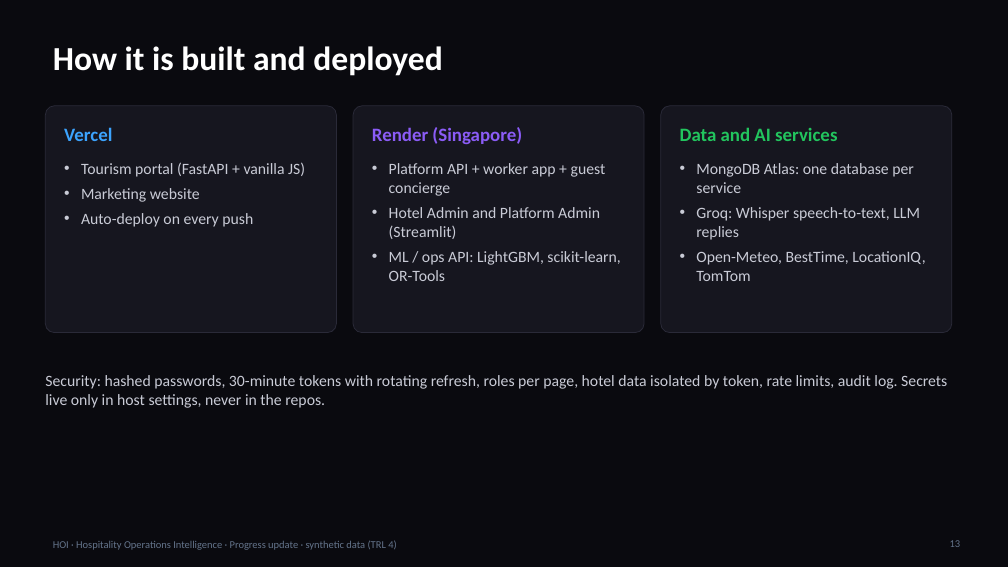
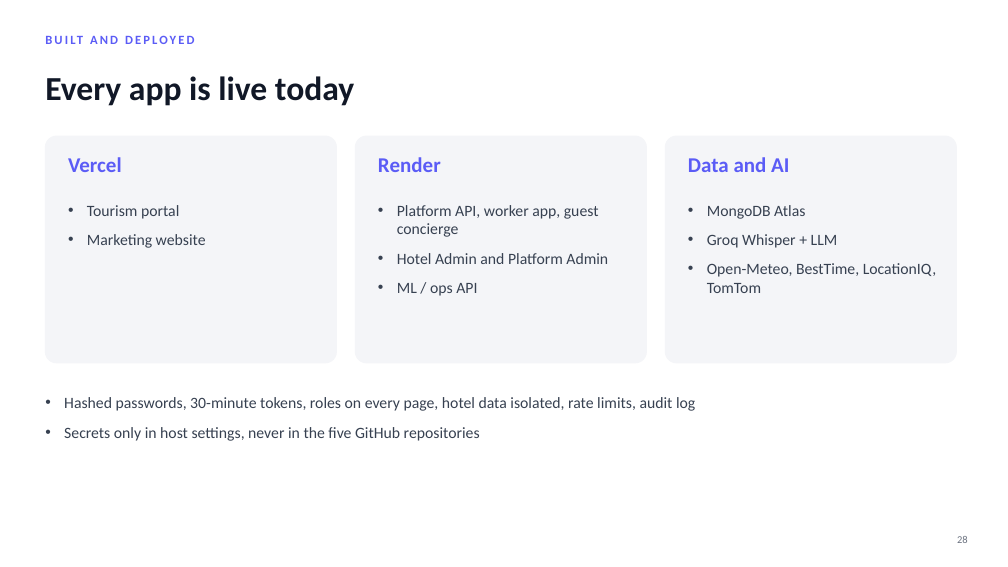
Before and after one commit to Ashu-Stark/Hospitality-, a slide deck: slide 28 of docs/HOI_Progress_Update.pptx (slide 13 before the commit). Drawn at 1008x567 pixels with LibreOffice and Linux fonts; fonts in the diff are those of the drawing; background and template pictures are left out. Boxes give left, top, right and bottom in pixels: in the first picture for what was removed or moved away, otherwise in the second. Text is boxed around its words. In the diff, an @@ line names an element or a change of style, - is before the commit and + after.

Commit message:
docs: progress deck v2 (30 slides, minimal, 25+ live screenshots)

```diff
--- a/docs/HOI_Progress_Update.pptx
+++ b/docs/HOI_Progress_Update.pptx
@@ background #0A0A0F to #FFFFFF @@
@@ title removed at bbox=[53, 46, 443, 76] @@
-How it is built and deployed
@@ text added at bbox=[45, 76, 354, 106], 32 pt, text #111827, bold @@
+Every app is live today
@@ rounded rectangle: place and size @@
-rounded rectangle at bbox=[45, 106, 337, 333]
+rounded rectangle at bbox=[45, 136, 337, 363]
@@ rounded rectangle: place and size @@
-rounded rectangle at bbox=[353, 106, 644, 333]
+rounded rectangle at bbox=[355, 136, 647, 363]
@@ fill #16161F to #F4F5F8; outline #2A2A38 0.75 pt to #F4F5F8 1 pt; proportions changed in 3 elements at bbox=[45, 136, 337, 363], bbox=[355, 136, 647, 363], bbox=[665, 136, 957, 363] @@
@@ rounded rectangle: place and size @@
-rounded rectangle at bbox=[661, 106, 952, 333]
+rounded rectangle at bbox=[665, 136, 957, 363]
@@ text "Vercel": place and size @@
-text "Vercel" at bbox=[64, 127, 112, 141]
+text "Vercel" at bbox=[68, 157, 122, 172]
@@ text "Vercel" at bbox=[68, 157, 122, 172]: size 18 to 20 pt, text colour #3CA3FD to #5B5CF6; vertical alignment middle to top @@
@@ vertical alignment middle to top in 3 elements at bbox=[688, 157, 789, 172], bbox=[64, 397, 695, 441], bbox=[378, 157, 441, 172] @@
@@ text at bbox=[378, 157, 441, 172]: text changed; size 18 to 20 pt; text colour #8B5CF6 to #5B5CF6 @@
-Render (Singapore)
+Render
@@ text at bbox=[688, 157, 789, 172]: text changed; size 18 to 20 pt; text colour #22C55E to #5B5CF6 @@
-Data and AI services
+Data and AI
@@ text "Tourism portal": place and size @@
-text "Tourism portal" at bbox=[81, 162, 305, 227]
+text "Tourism portal" at bbox=[87, 205, 206, 248]
@@ text at bbox=[87, 205, 179, 219]: text changed; text colour #C9CBD6 to #374151 @@
-• Tourism portal (FastAPI + vanilla JS)
+• Tourism portal
@@ text at bbox=[397, 205, 608, 296]: text changed; text colour #C9CBD6 to #374151 @@
-• Platform API + worker app + guest concierge
-• Hotel Admin and Platform Admin (Streamlit)
-• ML / ops API: LightGBM, scikit-learn, OR-Tools
+• Platform API, worker app, guest concierge
+• Hotel Admin and Platform Admin
+• ML / ops API
@@ text "MongoDB Atlas": place and size @@
-text "MongoDB Atlas" at bbox=[696, 163, 925, 281]
+text "MongoDB Atlas" at bbox=[707, 205, 936, 293]
@@ text at bbox=[707, 205, 838, 248]: text changed; text colour #C9CBD6 to #374151 @@
-• MongoDB Atlas: one database per service
-• Groq: Whisper speech-to-text, LLM replies
+• MongoDB Atlas
+• Groq Whisper + LLM
@@ text at bbox=[81, 213, 253, 227]: paragraph removed @@
-• Auto-deploy on every push
@@ text at bbox=[87, 234, 206, 248]: text colour #C9CBD6 to #374151 in "Marketing website"; indent changed; more space between paragraphs @@
@@ text added at bbox=[480, 253, 504, 264], 12 pt, text #5B5CF6, bold @@
+BUILT AND DEPLOYED
@@ text at bbox=[707, 263, 936, 293]: text colour #C9CBD6 to #374151 in "Open-Meteo, BestTime, LocationIQ, TomTom"; indent changed; more space between paragraphs @@
@@ text at bbox=[64, 397, 695, 441]: text changed; text colour #C9CBD6 to #374151 @@
-Security: hashed passwords, 30-minute tokens with rotating refresh, roles per page, hotel data isolated by token, rate limits, audit log. Secrets live only in host settings, never in the repos.
+• Hashed passwords, 30-minute tokens, roles on every page, hotel data isolated, rate limits, audit log
+• Secrets only in host settings, never in the five GitHub repositories
@@ page number added at bbox=[957, 536, 968, 543], 10 pt, text #6B7280 @@
+28
@@ text removed at bbox=[53, 540, 396, 550] @@
-HOI · Hospitality Operations Intelligence · Progress update · synthetic data (TRL 4)
@@ page number removed at bbox=[950, 540, 961, 547] @@
-13
```
Also in this commit, not shown: 9 other slides changed, 20 slides added, 6 slides removed.
